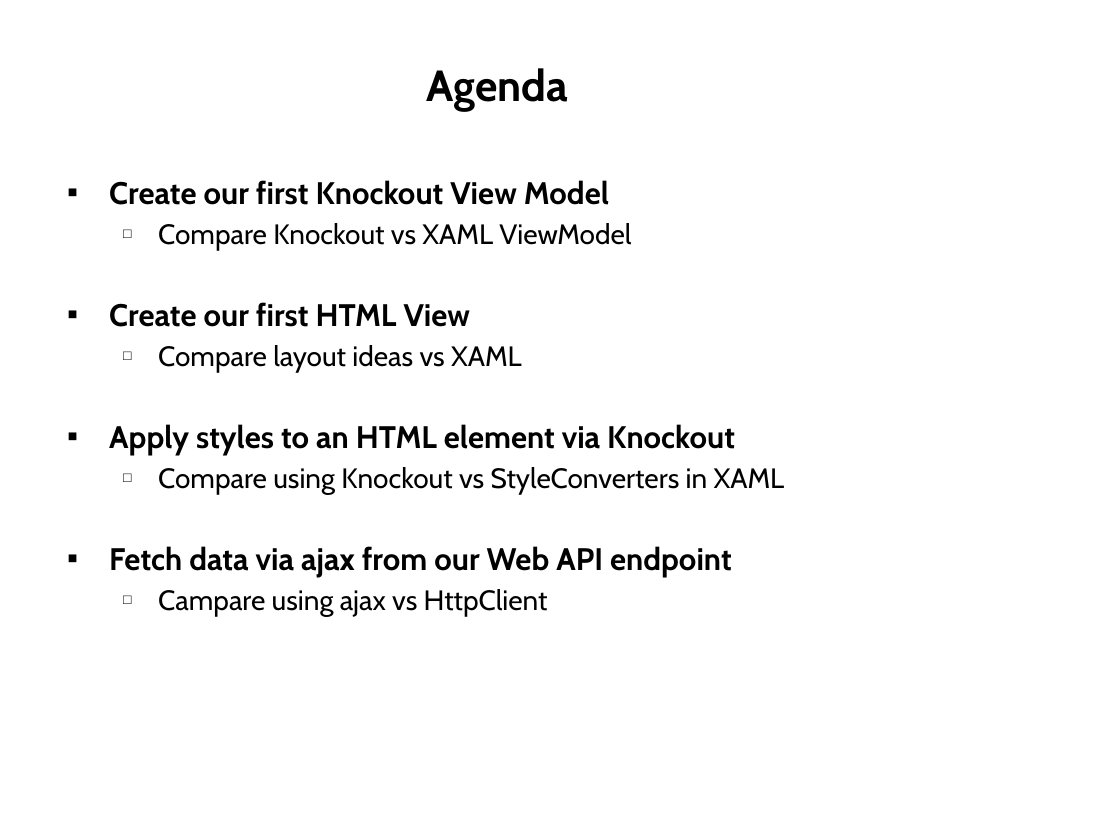
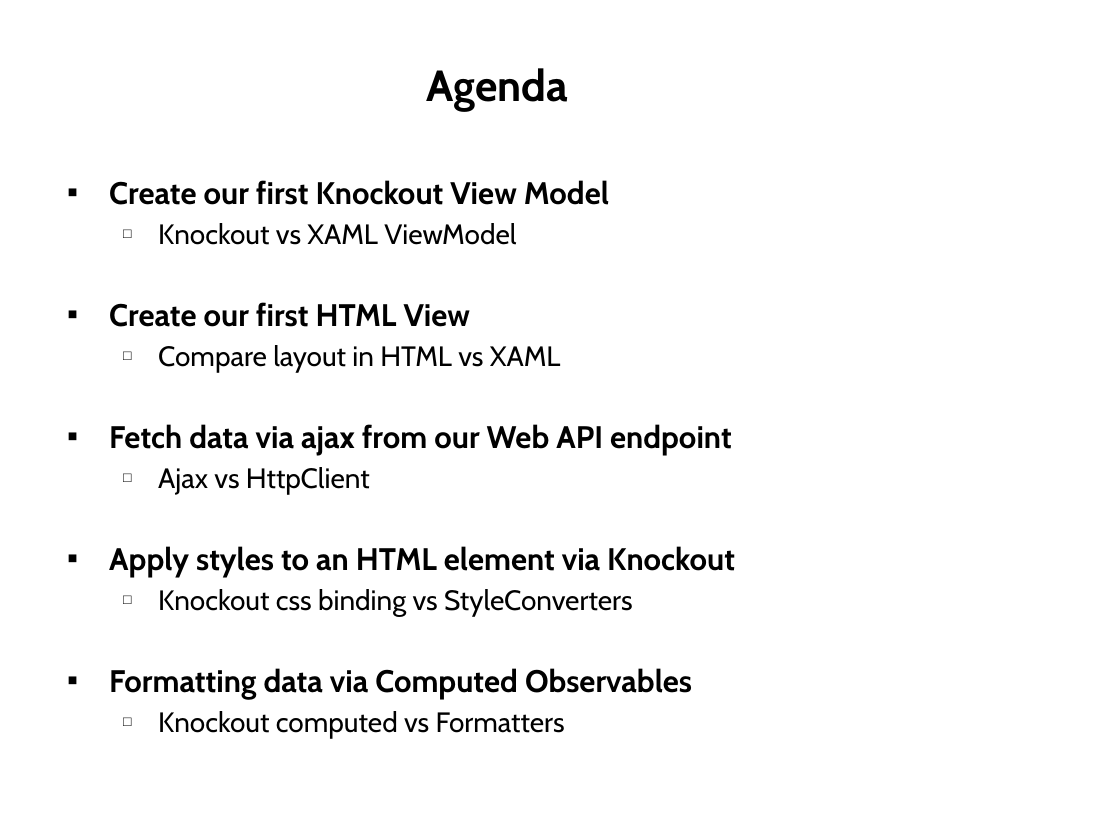
Before and after one commit to derikwhittaker/Pluarsight.XamlToHtml, a slide deck: slide 2 of Modules/02.TaskListingScreen.InitialSetup/02.TaskListingScreen.InitialSetup.Slides.pptx. Drawn at 1120x840 pixels with LibreOffice and Linux fonts; fonts in the diff are those of the drawing. Boxes give left, top, right and bottom in pixels: in the first picture for what was removed or moved away, otherwise in the second. Text is boxed around its words. In the diff, an @@ line names an element or a change of style, - is before the commit and + after.

```diff
--- a/Modules/02.TaskListingScreen.InitialSetup/02.TaskListingScreen.InitialSetup.Slides.pptx
+++ b/Modules/02.TaskListingScreen.InitialSetup/02.TaskListingScreen.InitialSetup.Slides.pptx
@@ text at [158, 223, 516, 245]: text changed @@
-  □ Compare Knockout vs XAML ViewModel
+  □ Knockout vs XAML ViewModel
@@ text at [109, 345, 732, 494]: text changed @@
-  □ Compare layout ideas vs XAML
+  □ Compare layout in HTML vs XAML
+▪ Fetch data via ajax from our Web API endpoint
+  □ Ajax vs HttpClient
@@ text at [109, 589, 692, 738]: text changed @@
-  □ Compare using Knockout vs StyleConverters in XAML
-▪ Fetch data via ajax from our Web API endpoint
-  □ Campare using ajax vs HttpClient
+  □ Knockout css binding vs StyleConverters
+▪ Formatting data via Computed Observables
+  □ Knockout computed vs Formatters
```
Also in this commit, not shown: 1 other slide changed, 15 slides added.
